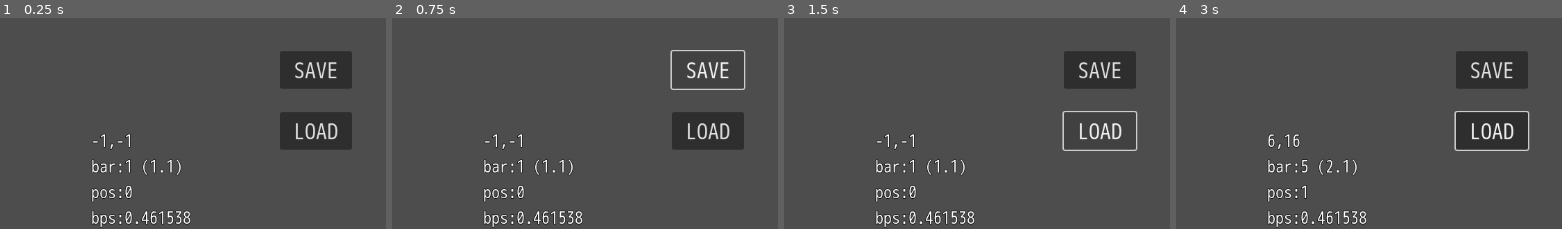
Above: before the commit, frames 1-4 (left to right).
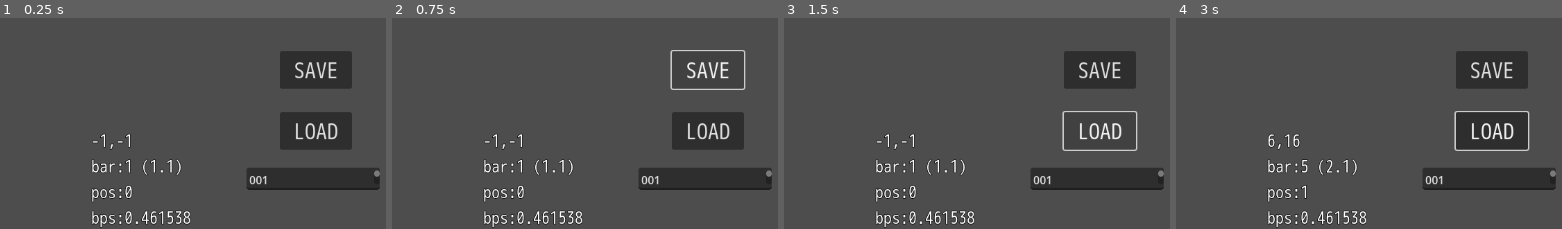
Above: after the commit, the same moments.

Repository: syun77/gd_rhythm_game
Game: Godot game, scene res://src/editor/ScoreEditor.tscn
The game is run twice, just before and just after one commit, with the same random seed, the same clock (stepped at 60 frames per second) and the same inputs.
Inputs (mouse positions are % of the whole screen's width and height, from its top left):
- Up to frame 1 (0.25 s): no input
- Up to frame 2 (0.75 s): click "SAVE" at 0.5 s
- Up to frame 3 (1.5 s): click "LOAD" at 1.25 s
- Up to frame 4 (3 s): move the mouse to (75, 48) at 2.02 s; click (75, 48) at 2.1 s; move the mouse to (31, 59) at 2.77 s; click (31, 59) at 2.85 s
The pictures show only the part of the screen within x 50-100%, y 0-50%; the shares and areas given below are measured in that part.

The runs differ from the first frame. In frame 1, 3.5% of the frame differs, in the area x 63-99%, y 71-82%; in frame 2, 3.5%; in frame 3, 3.5%; in frame 4, 3.5%.

Commit message:
ファイル名を指定できるようにした

Diff:
--- a/gd_rhythm_game/src/editor/ScoreEditor.gd
+++ b/gd_rhythm_game/src/editor/ScoreEditor.gd
@@ -5,7 +5,7 @@
 # ---------------------------------------------
 # const.
 # ---------------------------------------------
-const PATH_SCORE = "res://assets/scores/1.txt"
+const DIR_SCORE = "res://assets/scores/"
 const OFS_X = 64
 const OFS_Y = 0
 const SCORE_WIDTH = 320
@@ -17,6 +17,7 @@
 # ---------------------------------------------
 @onready var _label_base_time = $UILayer/BaseTime
 @onready var _label_debug = $UILayer/LabelDebug
+@onready var _txt_filename = $UILayer/Filename
 
 # ---------------------------------------------
 # var.
@@ -244,7 +245,14 @@
 
 ## 譜面データのパスを取得する.
 func _get_score_path() -> String:
-	return PATH_SCORE
+	var path = DIR_SCORE
+	var file = _txt_filename.text
+	if file == "":
+		path += "001"
+	else:
+		path += file
+	path += ".txt"
+	return path
 
 ## 時間を拍に変更する.
 func _time_to_bar(time:float) -> int:
@@ -264,7 +272,7 @@
 
 ## SAVEボタンを押した.
 func _on_button_save_pressed() -> void:
-	var file = FileAccess.open(PATH_SCORE, FileAccess.WRITE)
+	var file = FileAccess.open(_get_score_path(), FileAccess.WRITE)
 	var data = {}
 	data["bpm"] = _bpm
 	data["score"] = _score_data
@@ -281,7 +289,7 @@
 		push_warning("%sは存在しません"%path)
 		return
 
-	var file = FileAccess.open(PATH_SCORE, FileAccess.READ)
+	var file = FileAccess.open(path, FileAccess.READ)
 	var s = file.get_as_text()
 	file.close()
 	# 文字列から辞書型に変換.
--- a/gd_rhythm_game/src/editor/ScoreEditor.tscn
+++ b/gd_rhythm_game/src/editor/ScoreEditor.tscn
@@ -47,6 +47,14 @@
 text = "デバッグ情報"
 label_settings = ExtResource("3_uy1hj")
 
+[node name="Filename" type="TextEdit" parent="UILayer"]
+offset_left = 912.0
+offset_top = 216.0
+offset_right = 1104.0
+offset_bottom = 248.0
+text = "001"
+placeholder_text = "ファイル名 (拡張子不要)"
+
 [connection signal="value_changed" from="UILayer/TimeSlider" to="." method="_on_time_slider_value_changed"]
 [connection signal="pressed" from="UILayer/ButtonSave" to="." method="_on_button_save_pressed"]
 [connection signal="pressed" from="UILayer/ButtonLoad" to="." method="_on_button_load_pressed"]
Not shown, added: gd_rhythm_game/assets/scores/001.txt
Not shown, removed: gd_rhythm_game/assets/scores/1.txt
